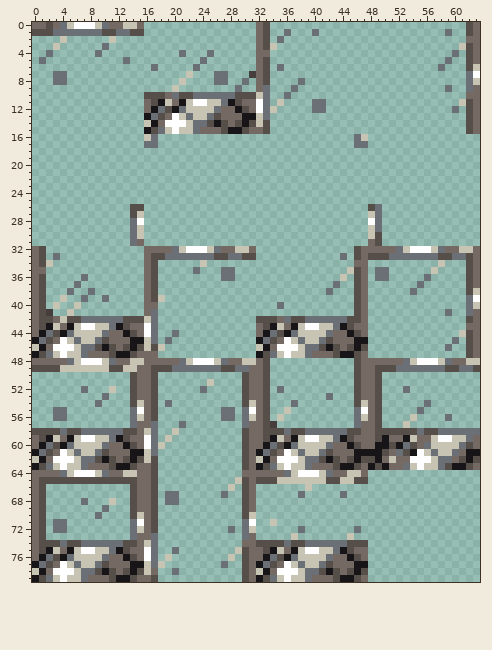
Two states of a sprite sheet, vanilla_environment/graphics/images/wall_ore_vein.png. That is the earlier state.
The file is 128x160 pixels, drawn in blocks of 2x2; one block is one cell here.
New version:
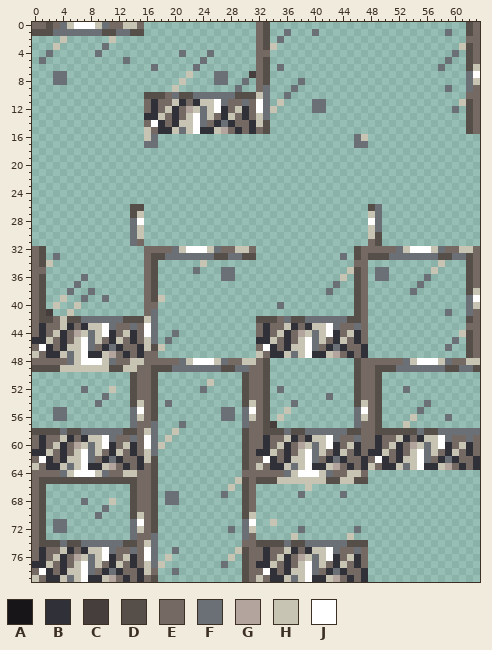
Palette (. is transparent): A #171517  B #2f3038  C #463e3d  D #564f49  E #746a63  F #6b7076  G #b3a59e  H #c7c4b4  J #ffffff
What changed:
@@ x 14..33 @@
 10 ..DDDEFDDFFFFFFDDDHF
-11 ..EDAHEAHJJHHFADEEJF
-12 ..EAFDAFHHHHFEEADEJF
-13 ..AFDEJHFHHFDEEEAAHF
-14 ..HAEJJJHFFDADEDADHD
-15 ..ADFHJHHFEEEDAADEED
+11 ..EBEEHBEBHHJFEEFEJF
+12 ..EBEHBEGHFHJBEHBEJF
+13 ..BBHEBEHJFHEBHEBEHF
+14 ..EJBEBHHJFEBFBEEBHD
+15 ..HEBBHFHJBBHGEBEBED
 16 ..HF................
@@ x 0..63 @@
 42 EDDEHDDFFFFFFDDDHF..............DDDEFDDFFFFFFDDE..............DE
-43 EDAHEAHJJHHFADEEJF..............EDAHEAHJJHHFADEE..............EE
-44 EAFDAFHHHHFEEADEJF..F...........EAFDAFHHHHFEEADE.............HDE
-45 AFDEJHFHHFDEEEAAHF.F............AFDEJHFHHFDEEEAA............F.DE
-46 HAEJJJHFFDADEDADHDH.............HAEJJJHFFDADEDAD...........F..DE
-47 ADFHJHHFEEEDAADEEE..............ADFHJHHFEEEDAADE..............DE
+43 EBEEHBEBHHJFEEFEJF..............EBEEHBEBHHJFEEFE..............EE
+44 EBEHBEGHFHJBEHBEJF..F...........EBEHBEGHFHJBEHBE.............HDE
+45 BBHEBEHJFHEBHEBEHF.F............BBHEBEHJFHEBHEBE............F.DE
+46 EJBEBHHJFEBFBEEBHDH.............EJBEBHHJFEBFBEEB...........F..DE
+47 HEBBHFHJBBHGEBEBEE..............HEBBHFHJBBHGEBEB..............DE
 48 EEEEEFHJJJHFEEHHEEEEEFHJJJHFEEHHED............DEEEEEEFHJJJHFEEHH
@@ x 0..63 @@
 58 DDDDFDDFFFFFFDDEHF..H.........DEEDDDFDDFFFFFFDDEEDDDDDDFDDFFFFFF
-59 EDAHEAHJJHHFADEEJF.H..........DEEDAHEAHJJHHFADEEEDAEEAHEEHJJHHFE
-60 EAFDAFHHHHFEEADEJFH...........DEEAFDAFHHHHFEEADEEAADAFDEFHHHHFDE
-61 AFDEJHFHHFDEEEAAHF............DEAFDEJHFHHFDEEEAAAADEFDAJHFHHFEAA
-62 HAEJJJHFFDADEDADHD............DEHAEJJJHFFDADEDADDAEHEEJJJHFFEDAD
-63 ADFHJHHFEEEDAADEED............DEADFHJHHFEEEDAADEADAEEFHJHHFDAADE
+59 EBEEHBEBHHJFEEFEJF.H..........DEEBEEHBEBHHJFEEFEEBEEHBEBHHJFEEFE
+60 EBEHBEGHFHJBEHBEJFH...........DEEBEHBEGHFHJBEHBEEBEHBEGHFHJBEHBE
+61 BBHEBEHJFHEBHEBEHF............DEBBHEBEHJFHEBHEBEBBHEBEHJFHEBHEBE
+62 EJBEBHHJFEBFBEEBHD............DEEJBEBHHJFEBFBEEBEJBEBHHJFEBFBEEB
+63 HEBBHFHJBBHGEBEBED............DEHEBBHFHJBBHGEBEBHEBBHFHJBBHGEBEB
 64 EEEEFHJJJHFEEHHEED............EEEEEEFHJJJHFEEHHE................
@@ x 0..63 @@
 74 EDDDFDDFFFFFFDDEHF............EEDDDDFDDFFFFFFDDD................
-75 EDAHEAHJJHHFADEEJF..F........HDEEDAHEAHJJHHFADEE................
-76 EAFDAFHHHHFEEADEJF.H........H.DEEAFDAFHHHHFEEADE................
-77 AFDEJHFHHFDEEEAAHFH........F..DEAFDEJHFHHFDEEEAA................
-78 HAEJJJHFFDADEDADHE..F.........DEHAEJJJHFFDADEDAD................
-79 ADFHJHHFEEEDAADEED............DEADFHJHHFEEEDAADE................
+75 EBEEHBEBHHJFEEFEJF..F........HDEEBEEHBEBHHJFEEFE................
+76 EBEHBEGHFHJBEHBEJF.H........H.DEEBEHBEGHFHJBEHBE................
+77 BBHEBEHJFHEBHEBEHFH........F..DEBBHEBEHJFHEBHEBE................
+78 EJBEBHHJFEBFBEEBHE..F.........DEEJBEBHHJFEBFBEEB................
+79 HEBBHFHJBBHGEBEBED............DEHEBBHFHJBBHGEBEB................
Pixel boxes of the changes (left, top, right, bottom) in both pictures:
changed: (144, 99, 256, 134)
changed: (32, 323, 144, 358)
changed: (256, 323, 368, 358)
changed: (32, 435, 144, 470)
changed: (256, 435, 480, 470)
changed: (32, 547, 144, 582)
changed: (256, 547, 368, 582)
